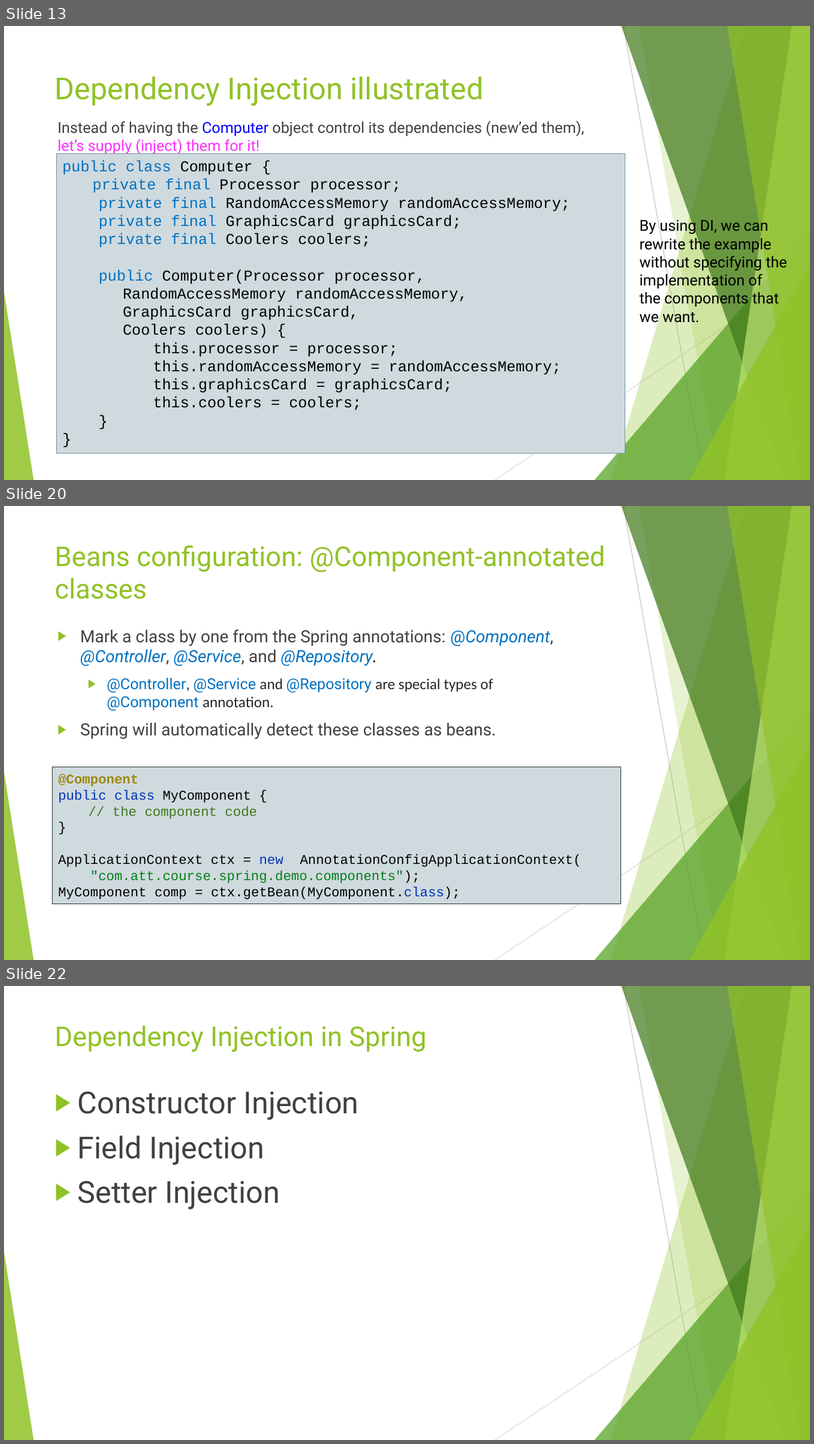
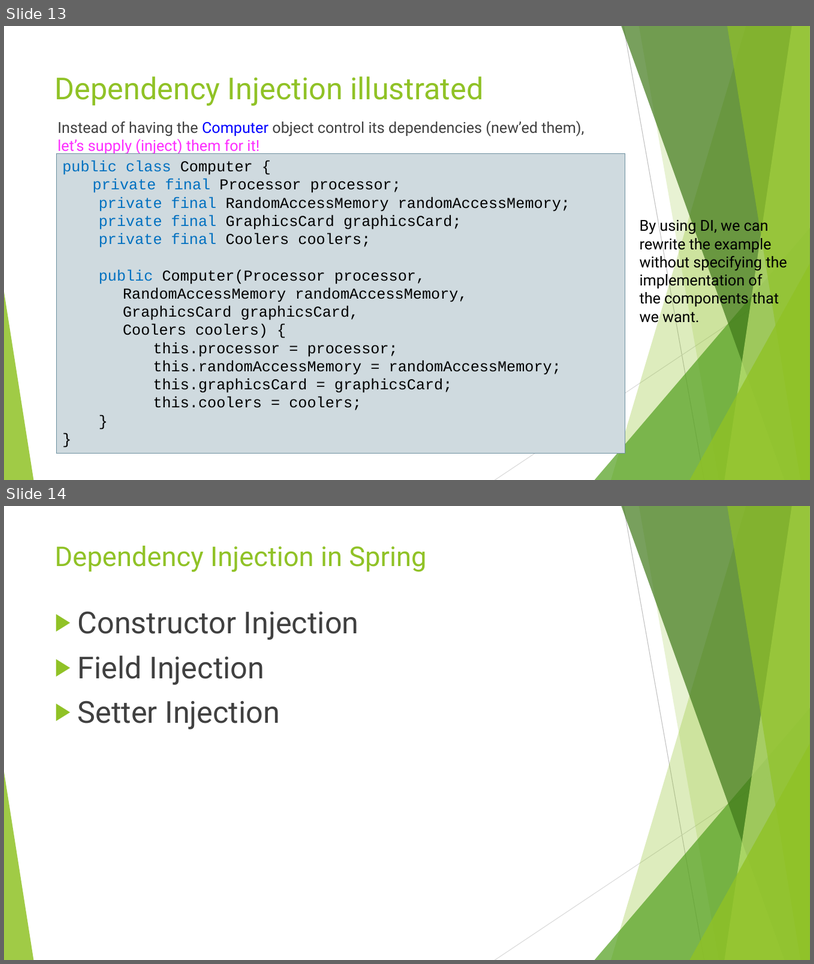
Before and after one commit to idanshal/sb-todo-app-tdp, a slide deck: course_data/presentations/practical_spring_boot_for_tdp.pptx. Shown one above the other, each under a label of ours: slides 13, 20 and 22 before the commit, slides 13 and 14 after it; the slides between them are not shown. The pictures are 814x1444 and 814x964 pixels, drawn with LibreOffice and Linux fonts; fonts in the diff are those of the drawing. Boxes give left, top, right and bottom in pixels: in the first picture for what was removed or moved away, otherwise in the second. Text is boxed around its words. In the diff, an @@ line names an element or a change of style, - is before the commit and + after.

```diff
--- a/course_data/presentations/practical_spring_boot_for_tdp.pptx
+++ b/course_data/presentations/practical_spring_boot_for_tdp.pptx
@@ slide 20 removed at (x1=4, y1=506, x2=810, y2=960), background #FFFFFF; not listed: 10 template elements that a slide beside it also shows @@
@@ title removed at (x1=55, y1=545, x2=606, y2=599) @@
-Beans configuration: @Component-annotated classes
@@ text removed at (x1=80, y1=629, x2=554, y2=739) @@
-▶ Mark a class by one from the Spring annotations: @Component, @Controller, @Service, and @Repository.
-  ▶ @Controller, @Service and @Repository are special types of @Component annotation.
-▶ Spring will automatically detect these classes as beans.
@@ rectangle removed at (x1=53, y1=768, x2=621, y2=904) @@
-@Component
-public class MyComponent {
-// the component code
-}
-ApplicationContext ctx = new AnnotationConfigApplicationContext(
-"com.att.course.spring.demo.components");
-MyComponent comp = ctx.getBean(MyComponent.class);
@@ what was slide 22 is now slide 14 @@
```
Also in this commit, not shown: 7 other slides removed, 2 other files.
